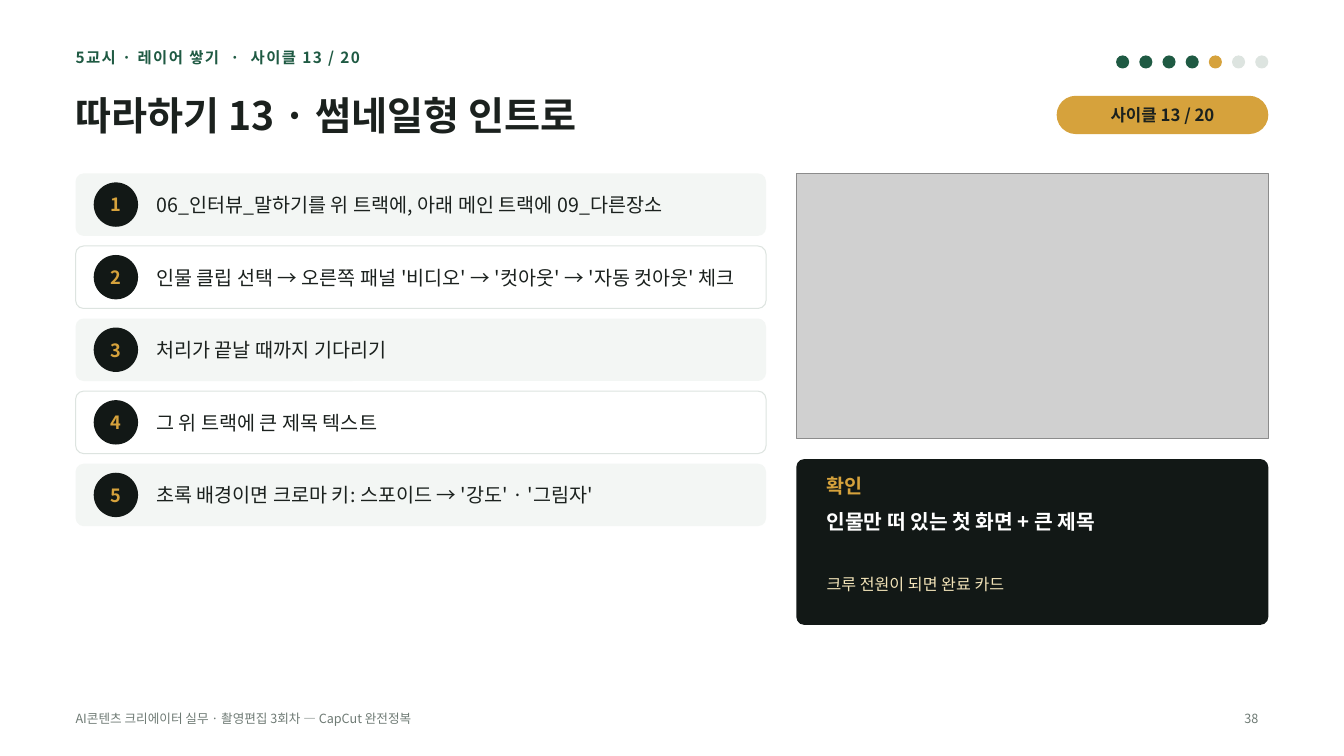
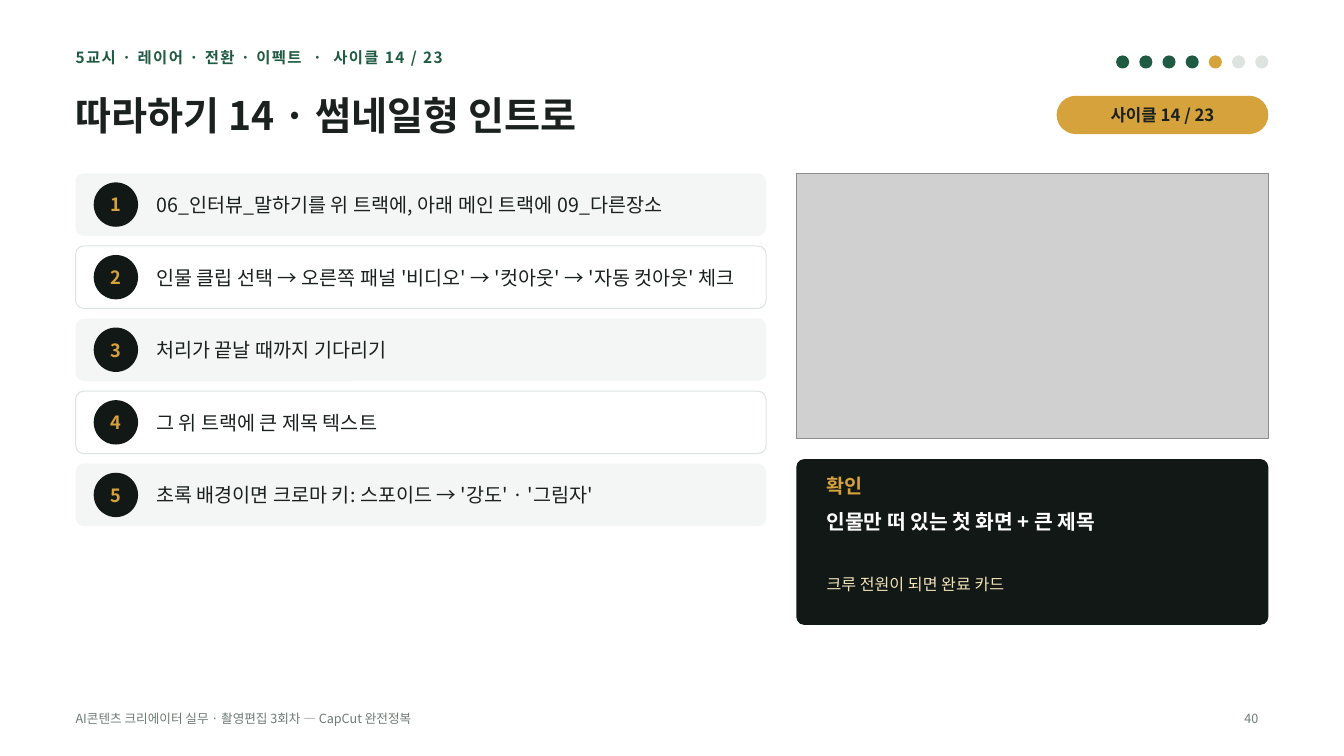
Before and after one commit to yujida/MARUBIT, a slide deck: slide 40 of lectures/03/3회차_CapCut완전정복_슬라이드.pptx (slide 38 before the commit). Drawn at 1344x756 pixels with LibreOffice and Linux fonts; fonts in the diff are those of the drawing; grey boxes stand for pictures. Boxes give left, top, right and bottom in pixels: in the first picture for what was removed or moved away, otherwise in the second. Text is boxed around its words. In the diff, an @@ line names an element or a change of style, - is before the commit and + after.

```diff
--- a/lectures/03/3회차_CapCut완전정복_슬라이드.pptx
+++ b/lectures/03/3회차_CapCut완전정복_슬라이드.pptx
@@ text at (76,50,443,65): text changed @@
-5교시 · 레이어 쌓기 · 사이클 13 / 20
+5교시 · 레이어 · 전환 · 이펙트 · 사이클 14 / 23
@@ title at (76,97,577,134): text changed @@
-따라하기 13 · 썸네일형 인트로
+따라하기 14 · 썸네일형 인트로
@@ text at (1111,107,1215,123): text changed @@
-사이클 13 / 20
+사이클 14 / 23
@@ page number at (1244,713,1258,723): text changed @@
-38
+40
```
Also in this commit, not shown: 26 other slides changed, 7 slides added, 1 slide removed, 2 other files.
